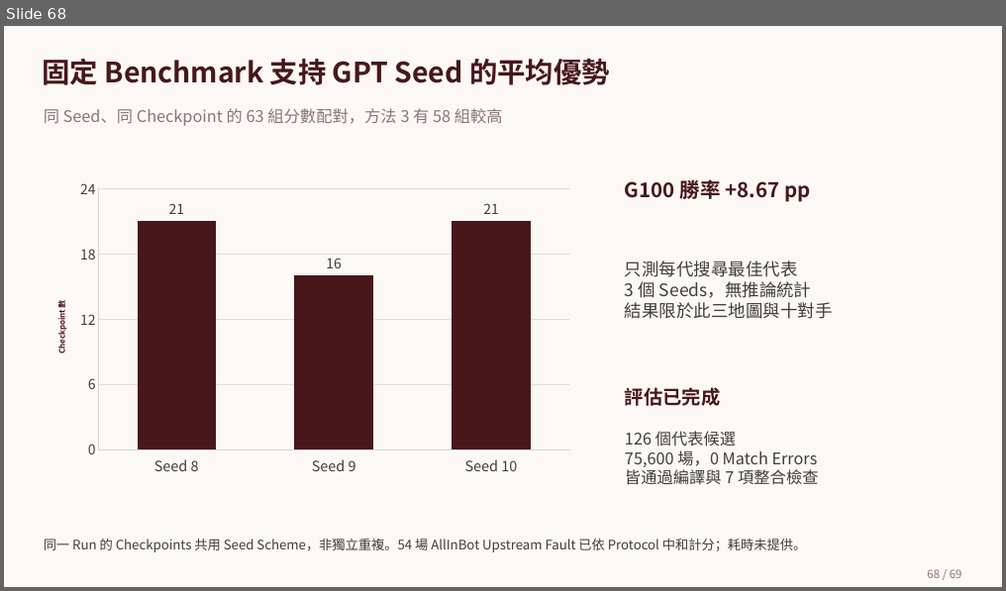
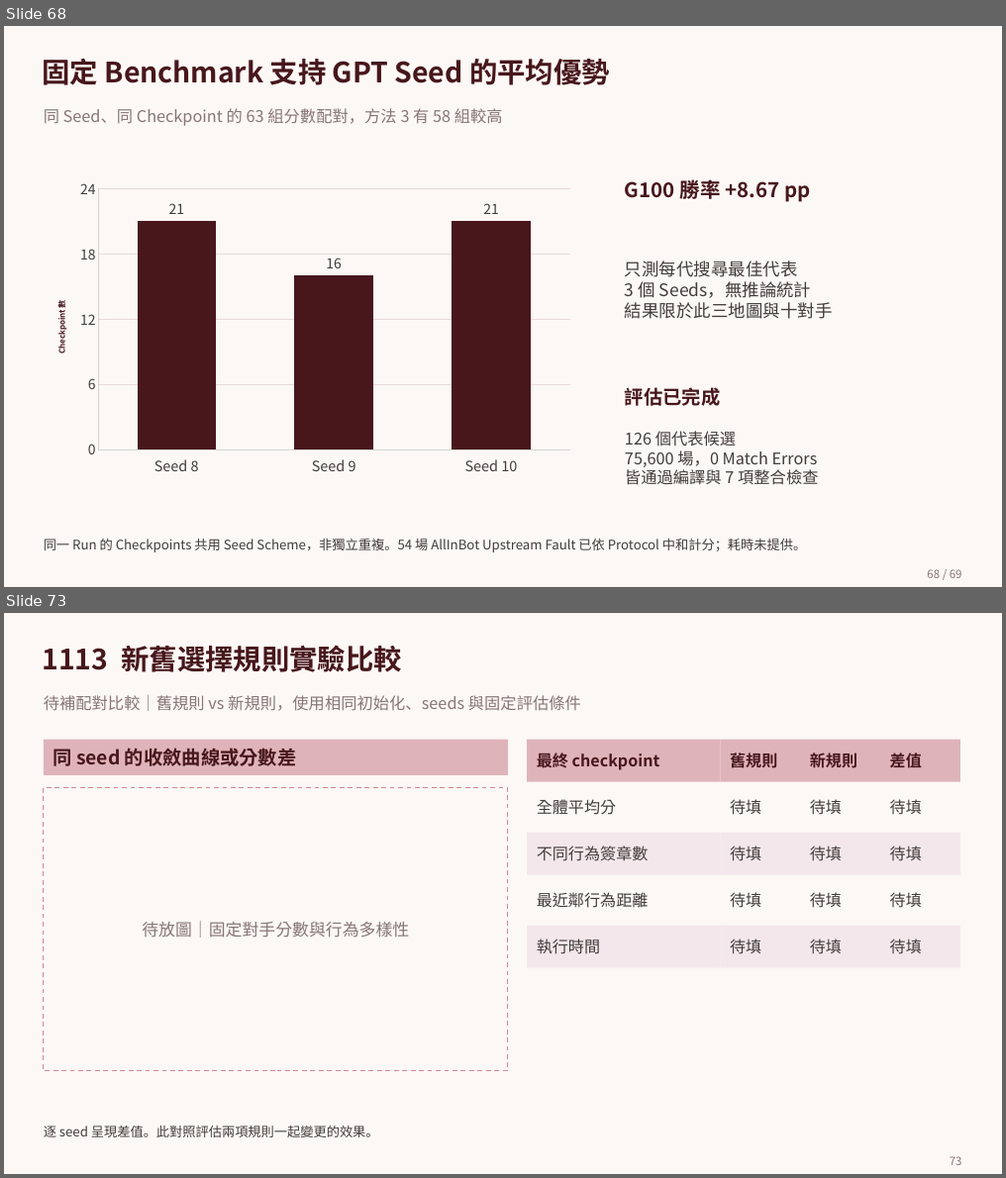
Before and after one commit to sophie8909/EAGLE, a slide deck: Meeting/deliverables/EAGLE.pptx. Shown one above the other, each under a label of ours: slide 68 before the commit, slides 68 and 73 after it; the slides between them are not shown. The pictures are 1006x591 and 1006x1178 pixels, drawn with LibreOffice and Linux fonts; fonts in the diff are those of the drawing; background and template pictures are left out. Boxes give left, top, right and bottom in pixels: in the first picture for what was removed or moved away, otherwise in the second. Text is boxed around its words. In the diff, an @@ line names an element or a change of style, - is before the commit and + after.

```diff
--- a/Meeting/deliverables/EAGLE.pptx
+++ b/Meeting/deliverables/EAGLE.pptx
@@ slide 73 added at (4,613,1002,1174), background picture (left out) @@
@@ text added at (43,645,402,672), 35.2 pt, text #47171C, bold @@
+1113 新舊選擇規則實驗比較
@@ text added at (44,695,581,711), 20.2 pt, text #877675 @@
+待補配對比較｜舊規則 vs 新規則，使用相同初始化、seeds 與固定評估條件
@@ rectangle added at (44,740,508,775), fill #DEB4BA, 24 pt, text #47171C, bold @@
+同 seed 的收斂曲線或分數差
@@ rectangle added at (527,740,720,782), fill #DEB4BA, 20 pt, text #47171C, bold @@
+最終 checkpoint
@@ rectangle added at (720,740,800,782), fill #DEB4BA, 20 pt, text #47171C, bold @@
+舊規則
@@ rectangle added at (800,740,880,782), fill #DEB4BA, 20 pt, text #47171C, bold @@
+新規則
@@ rectangle added at (880,740,960,782), fill #DEB4BA, 20 pt, text #47171C, bold @@
+差值
@@ rectangle added at (44,787,508,1071), outline #CF8792 1.5 pt dashed, 21 pt, text #877675 @@
+待放圖｜固定對手分數與行為多樣性
@@ rectangle added at (527,786,720,829), fill #FCF8F5, 20 pt, text #423C3B @@
+全體平均分
@@ rectangle added at (720,786,800,829), fill #FCF8F5, 20 pt, text #423C3B @@
+待填
@@ rectangle added at (800,786,880,829), fill #FCF8F5, 20 pt, text #423C3B @@
+待填
@@ rectangle added at (880,786,960,829), fill #FCF8F5, 20 pt, text #423C3B @@
+待填
@@ rectangle added at (527,833,720,874), fill #F4E7EB, 20 pt, text #423C3B @@
+不同行為簽章數
@@ rectangle added at (720,833,800,874), fill #F4E7EB, 20 pt, text #423C3B @@
+待填
@@ rectangle added at (800,833,880,874), fill #F4E7EB, 20 pt, text #423C3B @@
+待填
@@ rectangle added at (880,833,960,874), fill #F4E7EB, 20 pt, text #423C3B @@
+待填
@@ rectangle added at (527,879,720,922), fill #FCF8F5, 20 pt, text #423C3B @@
+最近鄰行為距離
@@ rectangle added at (720,879,800,922), fill #FCF8F5, 20 pt, text #423C3B @@
+待填
@@ rectangle added at (800,879,880,922), fill #FCF8F5, 20 pt, text #423C3B @@
+待填
@@ rectangle added at (880,879,960,922), fill #FCF8F5, 20 pt, text #423C3B @@
+待填
@@ rectangle added at (527,926,720,968), fill #F4E7EB, 20 pt, text #423C3B @@
+執行時間
@@ rectangle added at (720,926,800,968), fill #F4E7EB, 20 pt, text #423C3B @@
+待填
@@ rectangle added at (800,926,880,968), fill #F4E7EB, 20 pt, text #423C3B @@
+待填
@@ rectangle added at (880,926,960,968), fill #F4E7EB, 20 pt, text #423C3B @@
+待填
@@ text added at (44,1126,379,1138), 16.5 pt, text #423C3B @@
+逐 seed 呈現差值。此對照評估兩項規則一起變更的效果。
@@ page number added at (949,1157,962,1165), 14.2 pt, text #897574 @@
+73
```
Also in this commit, not shown: 1 slide changed, 3 other slides added.
